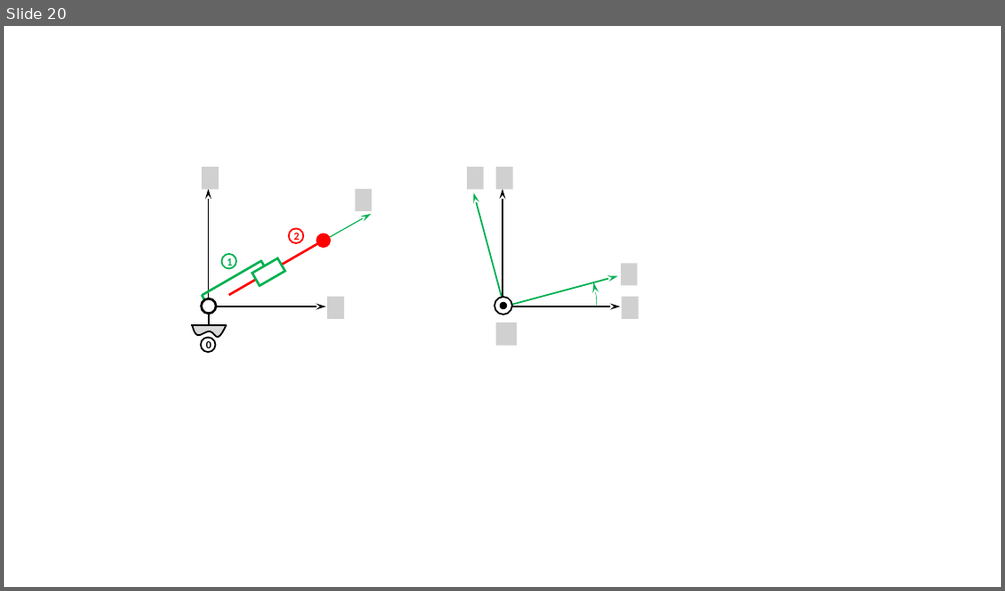
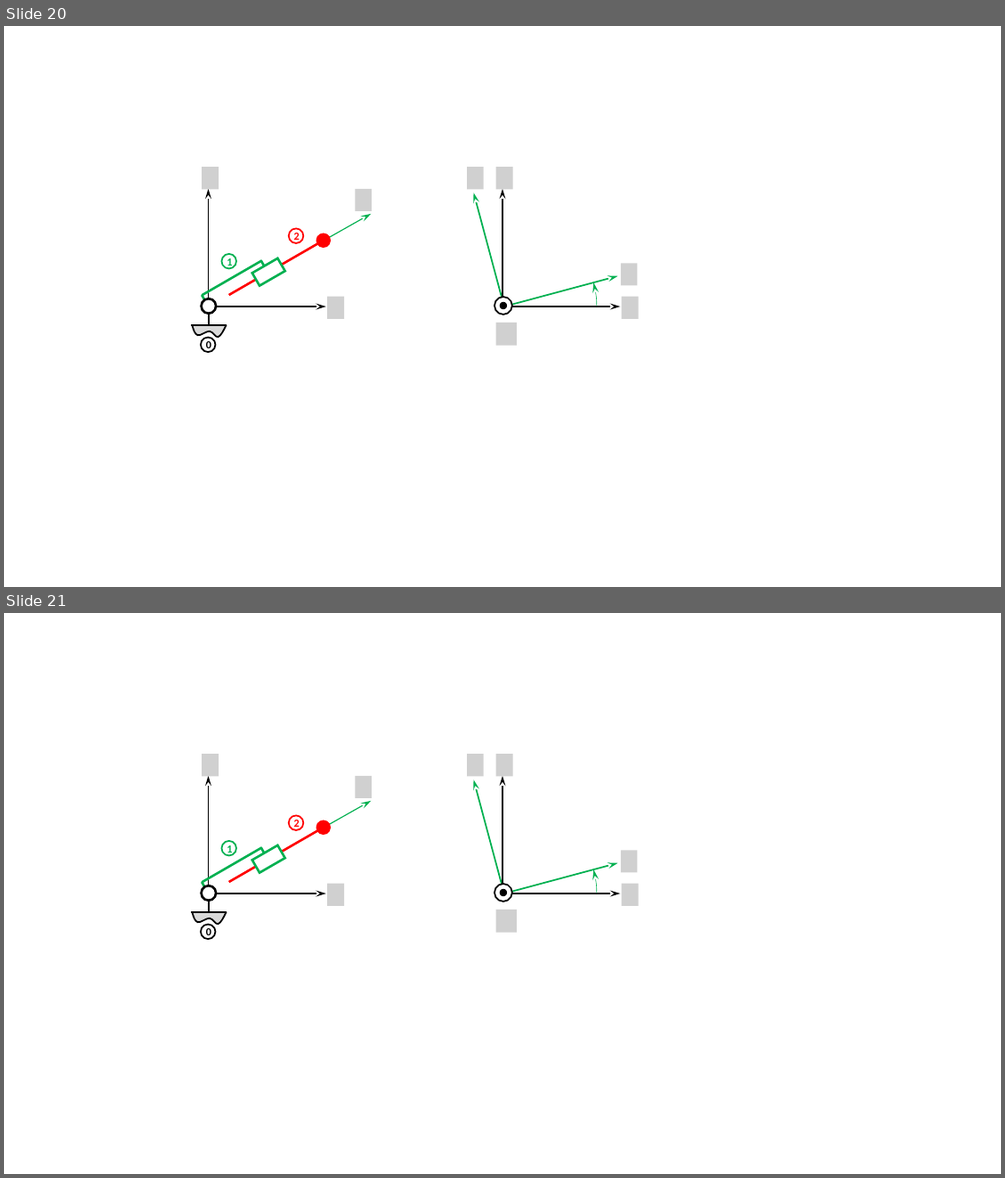
Before and after one commit to xpessoles/ExercicesCompetences, a slide deck: xx_Figures/Figures.pptx. Shown one above the other, each under a label of ours: slide 20 before the commit, slides 20 and 21 after it. The pictures are 1005x591 and 1005x1178 pixels, drawn with LibreOffice and Linux fonts; fonts in the diff are those of the drawing; grey boxes stand for pictures; background and template pictures are left out. Boxes give left, top, right and bottom in pixels: in the first picture for what was removed or moved away, otherwise in the second. Text is boxed around its words. In the diff, an @@ line names an element or a change of style, - is before the commit and + after.

```diff
--- a/xx_Figures/Figures.pptx
+++ b/xx_Figures/Figures.pptx
@@ slide 21 added at (x1=4, y1=613, x2=1001, y2=1174), background #FFFFFF @@
@@ picture added at (x1=202, y1=754, x2=218, y2=776) @@
@@ picture added at (x1=467, y1=754, x2=484, y2=776) @@
@@ picture added at (x1=496, y1=754, x2=513, y2=776) @@
@@ arrow added from (208, 893) to (208, 776), #000000 1 pt @@
@@ picture added at (x1=356, y1=776, x2=372, y2=798) @@
@@ arc (boxed as its full ellipse) added at (x1=409, y1=799, x2=597, y2=988), outline #00B050 0.5 pt @@
@@ arrow added from (504, 893) to (474, 779), #00B050 1.5 pt @@
@@ arrow added from (502, 893) to (502, 776), #000000 1.5 pt @@
@@ ellipse added at (x1=289, y1=816, x2=304, y2=831), outline #FF0000 1.5 pt, 10.5 pt, text #FF0000, bold @@
+2
@@ ellipse added at (x1=222, y1=841, x2=236, y2=856), outline #00B050 1.5 pt, 10.5 pt, text #00B050, bold @@
+1
@@ group added at (x1=202, y1=801, x2=372, y2=893): 4 lines, 1 arrow, 1 ellipse, 1 rectangle @@
@@ picture added at (x1=621, y1=850, x2=638, y2=873) @@
@@ arrow added from (504, 893) to (618, 863), #00B050 1.5 pt @@
@@ ellipse added at (x1=202, y1=886, x2=217, y2=900), fill #FFFFFF, outline #000000 2.25 pt @@
@@ arrow added from (208, 893) to (326, 893), #000000 1 pt @@
@@ line added from (209, 900) to (209, 912), #000000 2.25 pt @@
@@ picture added at (x1=327, y1=884, x2=344, y2=906) @@
@@ ellipse added at (x1=494, y1=884, x2=512, y2=901), fill #FFFFFF, outline #000000 1.5 pt @@
@@ ellipse added at (x1=501, y1=890, x2=507, y2=896), fill #000000, outline #000000 1.5 pt @@
@@ arrow added from (502, 893) to (620, 893), #000000 1.5 pt @@
@@ picture added at (x1=622, y1=884, x2=639, y2=906) @@
@@ line added from (226, 912) to (191, 912), #000000 2.25 pt @@
@@ freeform shape added at (x1=193, y1=912, x2=226, y2=925), fill #D9D9D9, outline #000000 1.5 pt @@
@@ ellipse added at (x1=201, y1=925, x2=216, y2=939), outline #000000 1.5 pt, 10.5 pt, text #000000, bold @@
+0
@@ picture added at (x1=496, y1=909, x2=517, y2=933) @@
```
Also in this commit, not shown: 3 other files.
